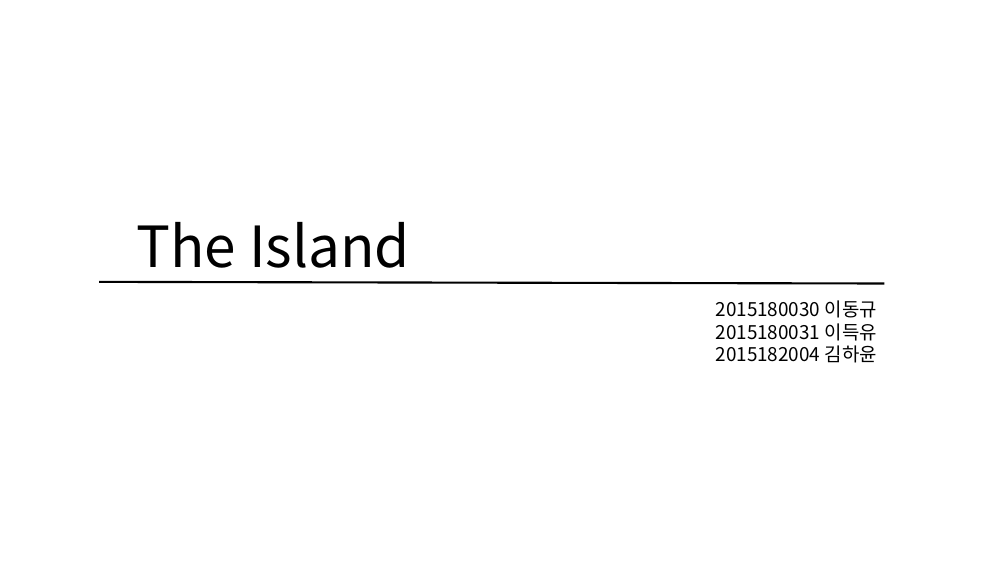
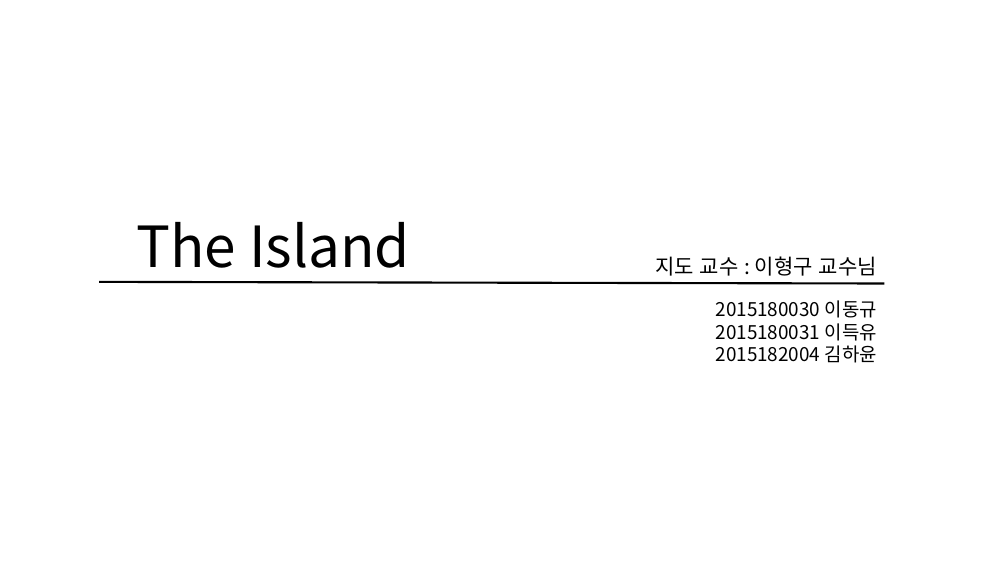
Before and after one commit to KimHaYoon/SickPerson, a slide deck: slide 1 of 문서/졸업작품 게임 기획서 초안 (김하윤 이동규 이득유).pptx. Drawn at 1008x567 pixels with LibreOffice and Linux fonts; fonts in the diff are those of the drawing. Boxes give left, top, right and bottom in pixels: in the first picture for what was removed or moved away, otherwise in the second. Text is boxed around its words. In the diff, an @@ line names an element or a change of style, - is before the commit and + after.

```diff
--- a/문서/졸업작품 게임 기획서 초안 (김하윤 이동규 이득유).pptx
+++ b/문서/졸업작품 게임 기획서 초안 (김하윤 이동규 이득유).pptx
@@ text added at [655, 256, 877, 276], 20 pt, text #000000 @@
+지도 교수 : 이형구 교수님
```
Also in this commit, not shown: 1 other slide changed, 1 slide removed.
